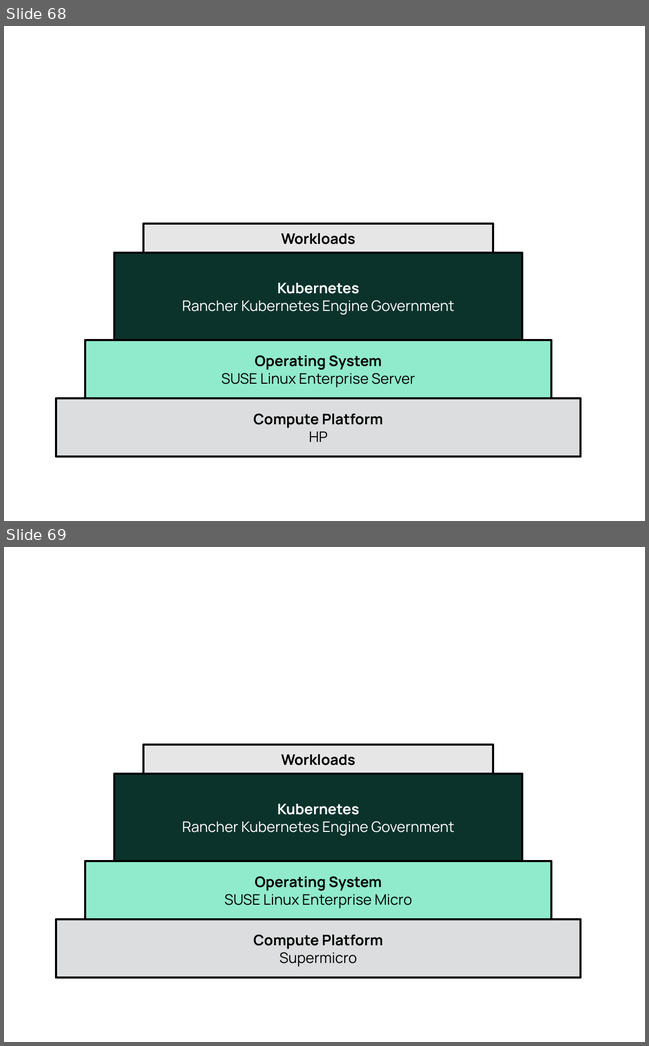
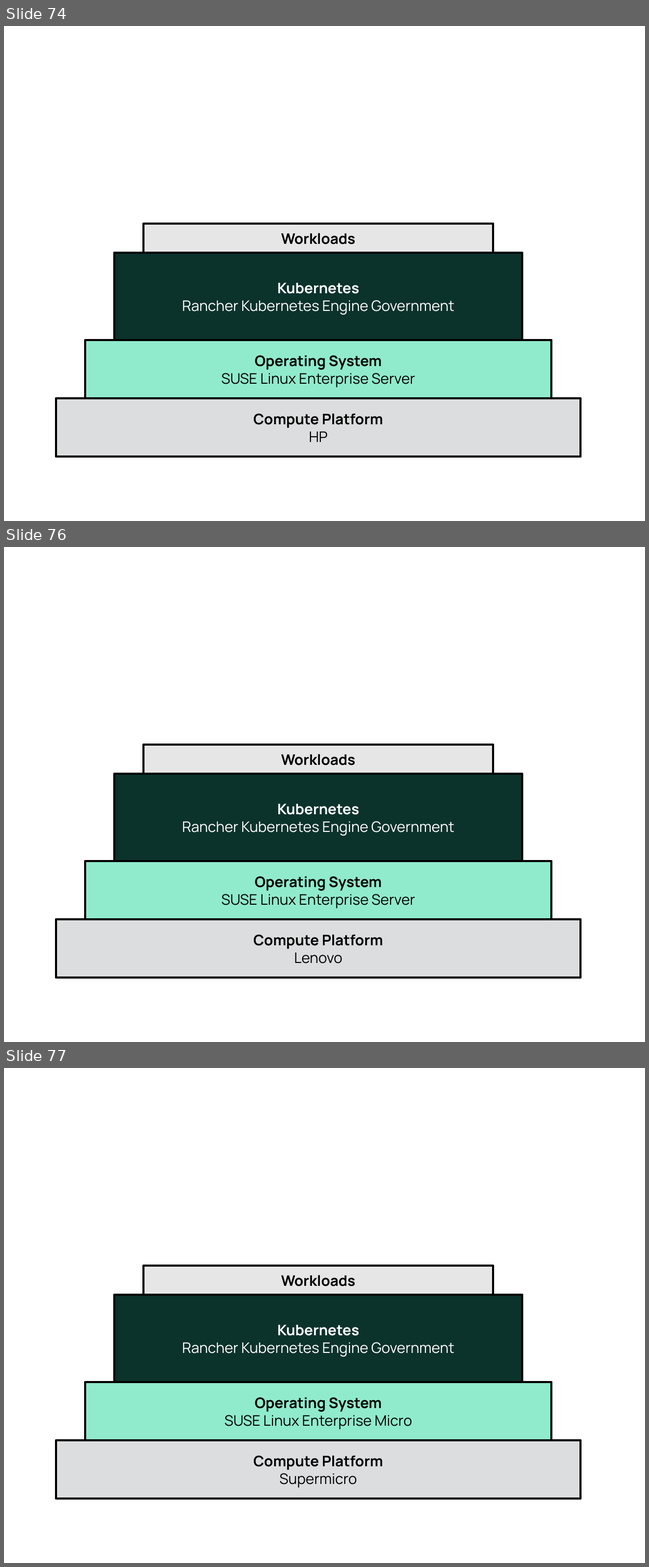
Before and after one commit to SUSE/technical-reference-documentation, a slide deck: kubernetes/reference/media/src/Figure-Source.odp. Shown one above the other, each under a label of ours: slides 68 and 69 before the commit, slides 74, 76 and 77 after it; the slides between them are not shown. The pictures are 649x1046 and 649x1567 pixels, drawn with LibreOffice and Linux fonts; fonts in the diff are those of the drawing. Boxes give left, top, right and bottom in pixels: in the first picture for what was removed or moved away, otherwise in the second. Text is boxed around its words. In the diff, an @@ line names an element or a change of style, - is before the commit and + after.

```diff
--- a/kubernetes/reference/media/src/Figure-Source.odp
+++ b/kubernetes/reference/media/src/Figure-Source.odp
@@ slide 76 added at (4,547,645,1042), background #FFFFFF @@
@@ rectangle added at (143,745,493,774), fill #E6E6E6, outline #000000 2.89 pt, 18 pt, text #000000, bold @@
+Workloads
@@ rectangle added at (114,774,522,861), fill #0C322C, outline #000000 2.89 pt, 18 pt, text #FFFFFF @@
+Kubernetes
+Rancher Kubernetes Engine Government
@@ rectangle added at (85,861,551,919), fill #90EBCD, outline #000000 2.89 pt, 18 pt, text #000000 @@
+Operating System
+SUSE Linux Enterprise Server
@@ rectangle added at (56,919,580,978), fill #DCDDDE, outline #000000 2.89 pt, 18 pt, text #000000, bold @@
+Compute Platform
+Lenovo
@@ what was slide 68 is now slide 74 @@
@@ what was slide 69 is now slide 77 @@
```
Also in this commit, not shown: 7 other slides added, 22 other files.
